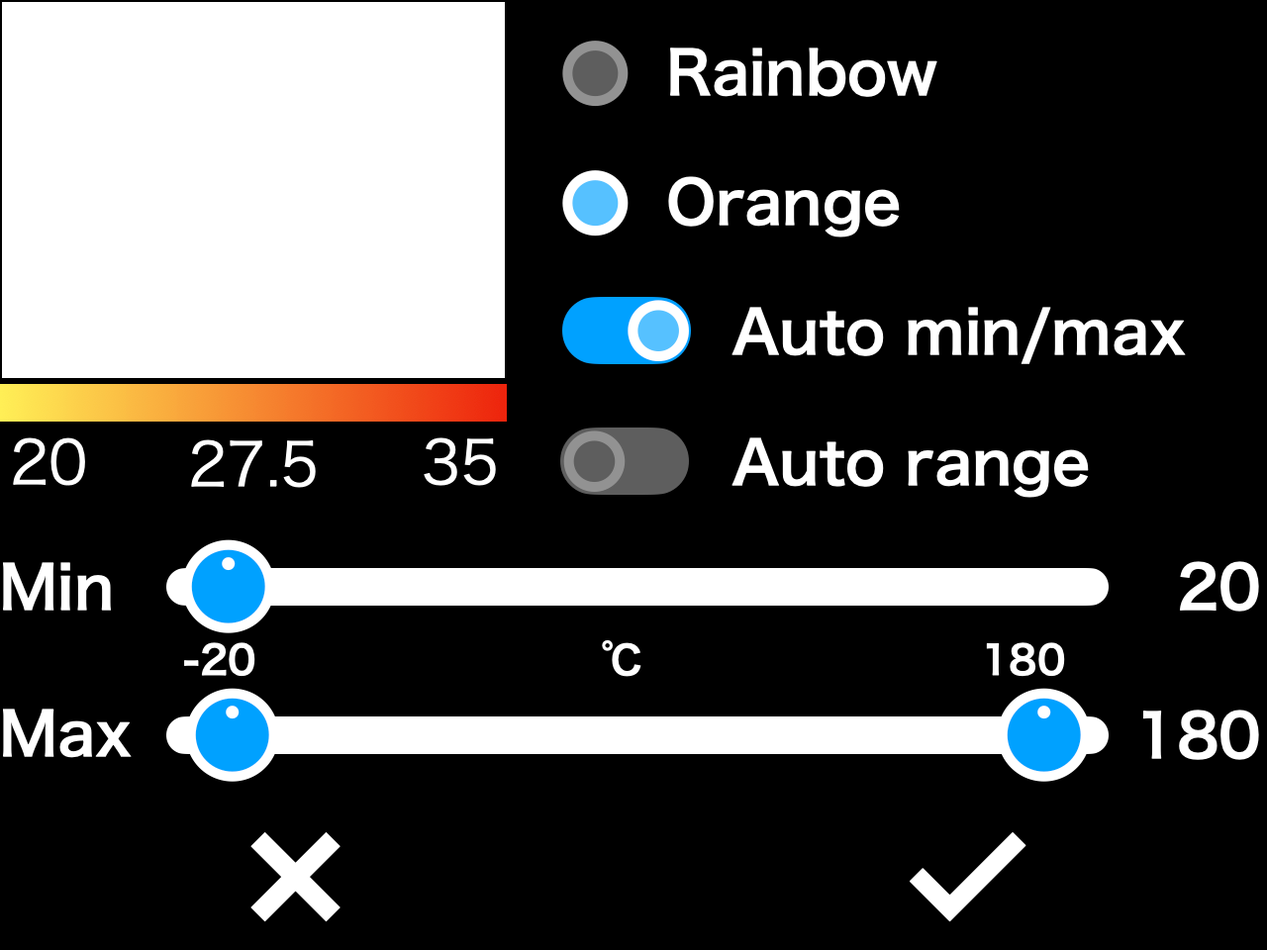
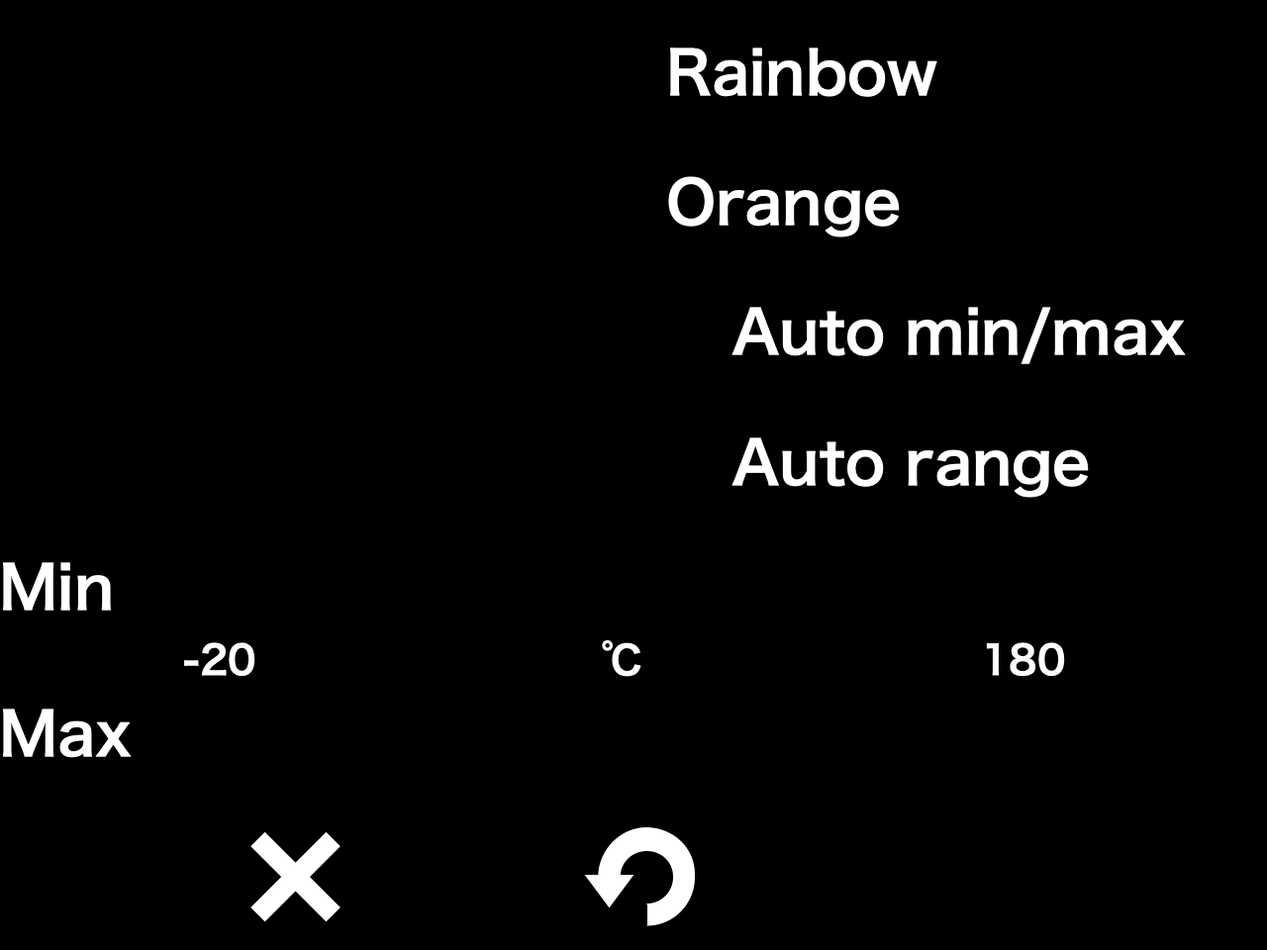
The second (1267, 950) image is a revision of the first. Changes to its layers:
added layer "Layer 15" above "Layer 14" over bbox(583, 827, 695, 927)
added layer "Layer 14" above "Layer 12" over bbox(583, 827, 695, 927)
hid "Layer 12" (1st of 3) over bbox(562, 40, 629, 107)
hid "Layer 10" over bbox(562, 170, 629, 237)
renamed "Layer 5" to "Layer 11", showed it over bbox(0, 1, 1259, 927)
removed layer "Layer 9" over bbox(0, 1, 1259, 927)
added layer "Layer 12" (3rd of 3) over bbox(0, 1, 1259, 927)
